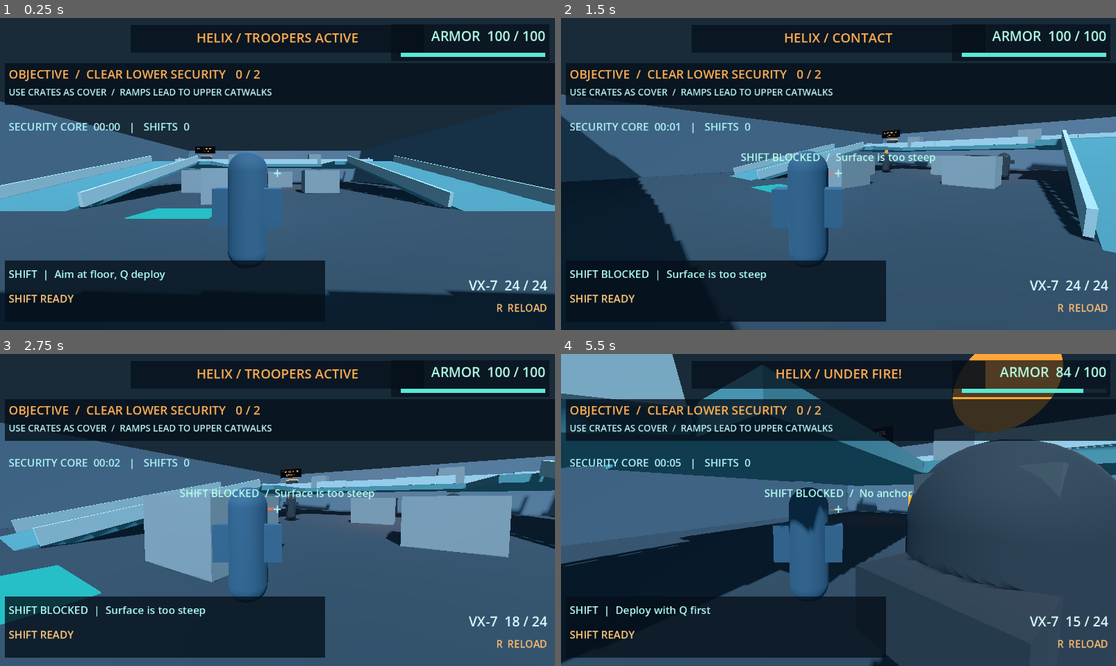
Above: before the commit, frames 1-4 (two rows, left to right).
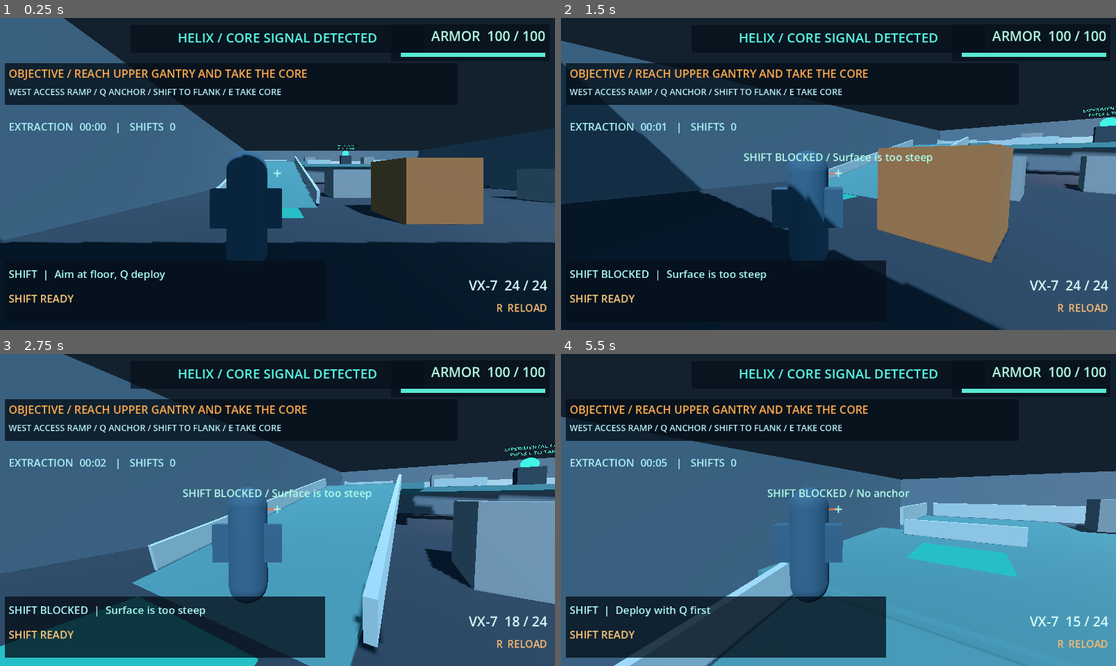
Above: after the commit, the same moments.

Repository: mishraaditya595/swapshot
Game: Godot game, scene res://scenes/main.tscn
The game is run twice, just before and just after one commit, with the same random seed, the same clock (stepped at 60 frames per second) and the same inputs.
Inputs (mouse positions are in pixels of both pictures, inside the frame that each line leads up to):
- Up to frame 1 (0.25 s): no input
- Up to frame 2 (1.5 s): tap Enter at 0.5 s; move the mouse to (960, 158) at 0.52 s; hold D (move_right) 0.53-1.28 s; hold Right mouse button (aim) 0.53-1.28 s; click (960, 158) at 0.67 s; move the mouse to (810, 174) at 1.27 s; hold W (move_forward) from 1.28 s (still down); tap Q (deploy_anchor) at 1.35 s
- Up to frame 3 (2.75 s): keep holding W (move_forward); move the mouse to (288, 503) at 2.02 s; press the mouse at (288, 503) at 2.03 s
- Up to frame 4 (5.5 s): keep holding W (move_forward); move the mouse to (832, 516) at 2.77 s; release the mouse at (832, 516) at 2.78 s; tap E (interact) at 2.85 s; click (832, 516) at 2.92 s; move the mouse to (877, 513) at 3.52 s; hold Shift (shift_teleport) 3.53-4.28 s; move the mouse to (794, 506) at 4.27 s; tap Enter at 4.35 s; move the mouse to (844, 510) at 5.02 s; tap Keypad Enter at 5.1 s; click (844, 510) at 5.17 s

The runs differ from the first frame. In frame 1, 34% of the frame differs, in the area x 0-100%, y 0-89%; in frame 2, 33%; in frame 3, 38%; in frame 4, 61%, in the area x 0-100%, y 0-100%.

Commit message:
feat(ms-10): preview Extraction section

Diff:
--- a/scenes/main.tscn
+++ b/scenes/main.tscn
@@ -1,7 +1,7 @@
 [gd_scene load_steps=2 format=3]
 
-[ext_resource type="PackedScene" path="res://scenes/levels/security_core.tscn" id="1_core"]
+[ext_resource type="PackedScene" path="res://scenes/levels/extraction.tscn" id="1_extraction"]
 
 [node name="Swapshot" type="Node3D"]
 
-[node name="SecurityCore" parent="." instance=ExtResource("1_core")]
+[node name="Extraction" parent="." instance=ExtResource("1_extraction")]
